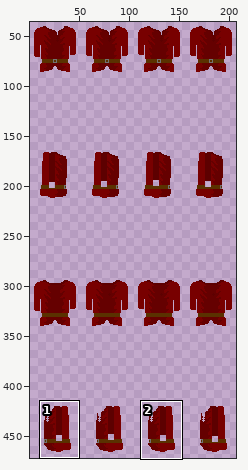
Sprite sheet, stored at assets/playerCustom/clothingTop/tunicRed.png. The first picture is a wide view before the edit; the outline marks the close-up.
Close-up. Before:
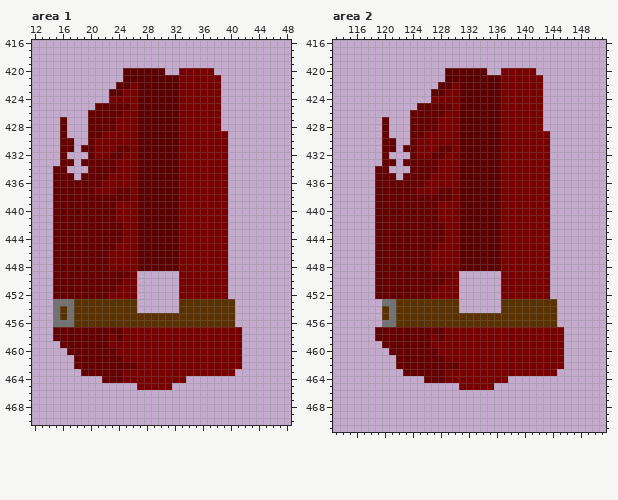
The file is 208x507 pixels. Colours within 5 levels of each other are drawn and written as one. Shown: area 1: x 12..48, y 416..470; area 2: x 113..151, y 416..471. The wide view leaves out empty margins. The commit also changed other parts of the picture, which this record leaves out.
Now the later version:
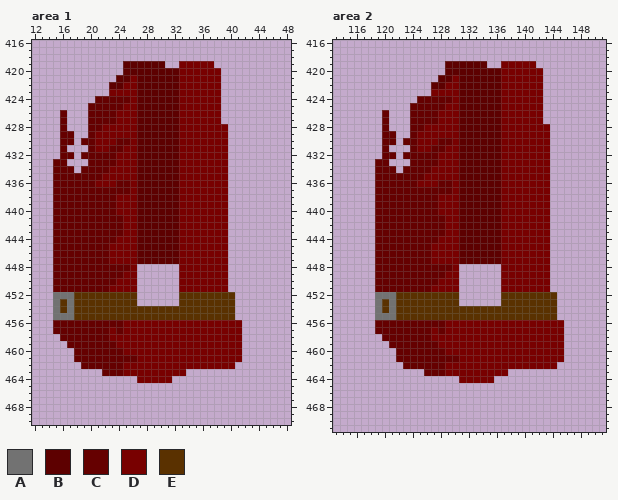
Palette (. is transparent): A #727272  B #5d0000  C #650000  D #780000  E #5a3100
Diff:
Changed rows in their new state; - is an unchanged pixel.
Area 1:
first column x 15:
419 ----------BBBBBB--DDDDD----
420 ----------------BB-----D---
421 ---------B-D---------------
422 --------B-D----------------
423 --------DD-----------------
424 ------CCCCC----------------
425 -----C----D----------------
426 -C-------D-----------------
428 -------DD---------------D--
429 --C---D--------------------
430 ----C----CC----------------
431 --.-.---C-D----------------
432 --C-C-CC-D-----------------
433 C-.-.----------------------
434 --C-C---D------------------
435 ---C---D-------------------
436 ------D--CC----------------
437 ------CCC------------------
438 ---------DD----------------
441 ---------C-----------------
444 ---------D-----------------
445 --------D------------------
448 --------CCC-......---------
449 ----------D----------------
450 ---------D-----------------
451 --------D------------------
452 AAAEEEEEEEEE------EEEEEEEE-
453 -E-------------------------
454 ------------EEEEEE---------
455 -A-------------------------
456 CCCCCCCCCCDDDDDDDDDDDDDDDDD
457 --------D------------------
458 .--------D-----------------
459 -.------C------------------
460 --.------C-----------------
461 ----------CC---------------
462 ---.------DD--------------.
463 ----...------------.......-
464 -------.....-----..--------
465 ------------.....----------
Area 2:
first column x 119:
419 ----------BBBBBB--DDDDD----
420 ----------------BB-----D---
421 ---------B-D---------------
422 --------B-D----------------
423 --------DD-----------------
424 ------CCCCC----------------
425 -----C----D----------------
426 -C-------D-----------------
428 -------DD---------------D--
429 --C---D--------------------
430 ----C----CC----------------
431 --.-.---C-D----------------
432 --C-C-CC-D-----------------
433 C-.-.----------------------
434 --C-C---D------------------
435 ---C---D-------------------
436 ------D--CC----------------
437 ------CCC------------------
438 ---------DD----------------
441 ---------C-----------------
444 ---------D-----------------
445 --------D------------------
448 --------CCC-......---------
449 ----------D----------------
450 ---------D-----------------
451 --------D------------------
452 AAAEEEEEEEEE------EEEEEEEE-
453 AE-------------------------
454 A-----------EEEEEE---------
455 AA-------------------------
456 CCCCCCCCCCDDDDDDDDDDDDDDDDD
457 --------D------------------
458 .--------D-----------------
459 -.------C------------------
460 --.------C-----------------
461 ----------CC---------------
462 ---.------DD--------------.
463 ----...------------.......-
464 -------.....-----..--------
465 ------------.....----------
Boxes around the changes in both close-ups, in picture pixels (x1, y1, x2, y2):
changed: (53, 61, 242, 390)
changed: (375, 61, 564, 390)
